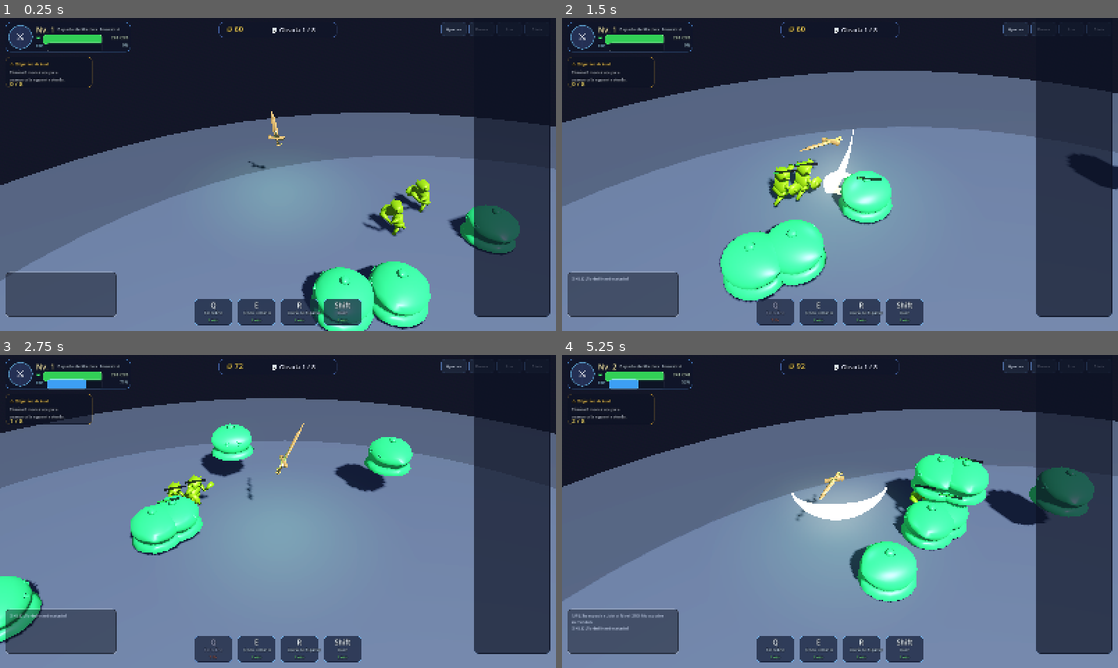
Above: before the commit, frames 1-4 (two rows, left to right).
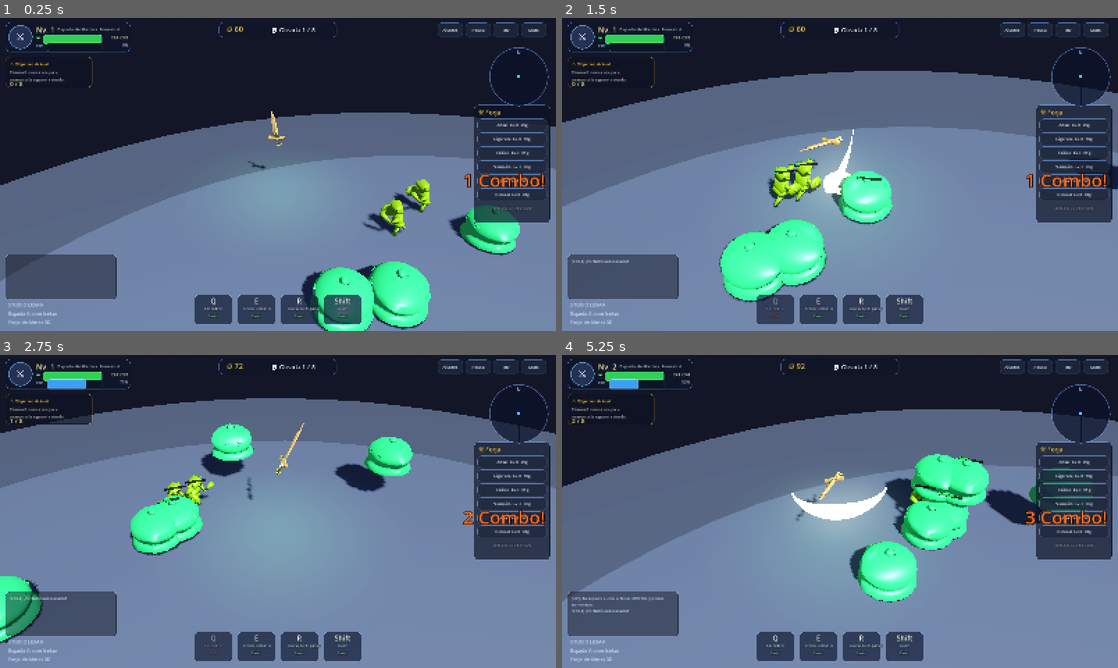
Above: after the commit, the same moments.

Repository: Gxforge/Espada-Anime-Isekai
Game: Godot game, scene res://scenes/Main.tscn
The game is run twice, just before and just after one commit, with the same random seed, the same clock (stepped at 60 frames per second) and the same inputs.
Inputs (mouse positions are in pixels of both pictures, inside the frame that each line leads up to):
- Up to frame 1 (0.25 s): no input
- Up to frame 2 (1.5 s): tap Q (skill_whirlwind) at 0.5, 1.25 s; move the mouse to (962, 158) at 0.52 s; hold D (move_right) 0.53-1.28 s; click (962, 158) at 0.6 s; move the mouse to (728, 190) at 1.27 s; hold S (move_back) from 1.28 s (still down); click (728, 190) at 1.35 s
- Up to frame 3 (2.75 s): tap Q (skill_whirlwind) at 2 s; move the mouse to (333, 442) at 2.02 s; release S (move_back) at 2.03 s; hold D (move_right) from 2.03 s (still down); click (333, 442) at 2.1 s
- Up to frame 4 (5.25 s): tap Q (skill_whirlwind) at 2.75, 3.5, 4.25 s; move the mouse to (812, 574) at 2.77 s; release D (move_right) at 2.78 s; hold W (move_forward) 2.78-3.53 s; click (812, 574) at 2.85 s; move the mouse to (1006, 558) at 3.52 s; hold A (move_left) 3.53-5.03 s; click (1006, 558) at 3.6 s; move the mouse to (673, 464) at 4.27 s; click (673, 464) at 4.35 s; move the mouse to (867, 511) at 5.02 s; hold S (move_back) from 5.03 s (still down); click (867, 511) at 5.1 s

The runs differ from the first frame. In frame 1, 8.8% of the frame differs, in the area x 1-99%, y 1-99%; in frame 2, 9.2%; in frame 3, 9.2%; in frame 4, 10%.

Commit message:
fix(hud): minimap, branding, combo, anchors y corrección player_ref

Diff:
--- a/godot_project/scripts/HUD.gd
+++ b/godot_project/scripts/HUD.gd
@@ -39,6 +39,9 @@
 var combo_label: Label
 var combo_timer: float = 0.0
 var combo_count: int = 0
+var minimap_panel: Control
+var minimap_dots: Array = []
+var branding_label: Label
 
 func _ready() -> void:
 	process_mode = Node.PROCESS_MODE_ALWAYS
@@ -67,6 +70,8 @@
 	_build_game_over()
 	_build_pause()
 	_build_combo()
+	_build_minimap()
+	_build_branding()
 
 func _panel_style(bg: Color, border: Color, radius: int = 10, border_w: int = 1) -> StyleBoxFlat:
 	var sb := StyleBoxFlat.new()
@@ -145,8 +150,11 @@
 func _build_top_right() -> void:
 	var panel := HBoxContainer.new()
 	panel.set_anchors_preset(Control.PRESET_TOP_RIGHT)
-	panel.position = Vector2(-330, 12)
-	panel.size = Vector2(314, 40)
+	panel.offset_left = -340.0
+	panel.offset_right = -16.0
+	panel.offset_top = 14.0
+	panel.offset_bottom = 54.0
+	panel.grow_horizontal = Control.GROW_DIRECTION_BEGIN
 	panel.add_theme_constant_override("separation", 8)
 	ui_root.add_child(panel)
 	for txt in ["Ajustes", "Pausa", "Inv", "Stats"]:
@@ -172,9 +180,13 @@
 
 func _build_right_forge() -> void:
 	var panel := Panel.new()
-	panel.set_anchors_preset(Control.PRESET_RIGHT_WIDE)
-	panel.position = Vector2(-236, -360)
-	panel.size = Vector2(220, 320)
+	panel.set_anchors_preset(Control.PRESET_CENTER_RIGHT)
+	panel.offset_left = -236.0
+	panel.offset_right = -16.0
+	panel.offset_top = -200.0
+	panel.offset_bottom = 140.0
+	panel.grow_horizontal = Control.GROW_DIRECTION_BEGIN
+	panel.grow_vertical = Control.GROW_DIRECTION_BOTH
 	panel.add_theme_stylebox_override("panel", _panel_style(Color(0.05,0.07,0.14,0.68), Color(0.45,0.7,1.0,0.22), 12))
 	ui_root.add_child(panel)
 	_label(panel, "⚒ Forja", Vector2(12, 8), Vector2(120, 24), 18, Color(1.0,0.86,0.4))
@@ -200,8 +212,11 @@
 func _build_bottom_skills() -> void:
 	var panel := HBoxContainer.new()
 	panel.set_anchors_preset(Control.PRESET_CENTER_BOTTOM)
-	panel.position = Vector2(-280, -92)
-	panel.size = Vector2(560, 76)
+	panel.offset_left = -290.0
+	panel.offset_right = 290.0
+	panel.offset_top = -104.0
+	panel.offset_bottom = -18.0
+	panel.grow_horizontal = Control.GROW_DIRECTION_BOTH
 	panel.alignment = BoxContainer.ALIGNMENT_CENTER
 	panel.add_theme_constant_override("separation", 14)
 	ui_root.add_child(panel)
@@ -218,8 +233,10 @@
 func _build_log() -> void:
 	var panel := Panel.new()
 	panel.set_anchors_preset(Control.PRESET_BOTTOM_LEFT)
-	panel.position = Vector2(16, -170)
-	panel.size = Vector2(320, 130)
+	panel.offset_left = 16.0
+	panel.offset_right = 336.0
+	panel.offset_top = -220.0
+	panel.offset_bottom = -90.0
 	panel.add_theme_stylebox_override("panel", _panel_style(Color(0.04,0.05,0.09,0.45), Color(1,1,1,0.08), 10))
 	ui_root.add_child(panel)
 	log_label = RichTextLabel.new()
@@ -234,8 +251,11 @@
 	boss_panel = Panel.new()
 	boss_panel.visible = false
 	boss_panel.set_anchors_preset(Control.PRESET_CENTER_TOP)
-	boss_panel.position = Vector2(-260, 72)
-	boss_panel.size = Vector2(520, 44)
+	boss_panel.offset_left = -260.0
+	boss_panel.offset_right = 260.0
+	boss_panel.offset_top = 76.0
+	boss_panel.offset_bottom = 122.0
+	boss_panel.grow_horizontal = Control.GROW_DIRECTION_BOTH
 	boss_panel.add_theme_stylebox_override("panel", _panel_style(Color(0.12,0.03,0.03,0.72), Color(1,0.35,0.25,0.5), 10))
 	ui_root.add_child(boss_panel)
 	boss_label = _label(boss_panel, "BOSS", Vector2(0,2), Vector2(520,18), 13, Color(1,0.8,0.8), HORIZONTAL_ALIGNMENT_CENTER)
@@ -280,10 +300,20 @@
 		var b := Button.new(); b.text = pair[0]; b.custom_minimum_size = Vector2(280,42); _style_button(b); b.pressed.connect(pair[1]); box.add_child(b)
 
 func _build_combo() -> void:
-	combo_label = _label(ui_root, "", Vector2(0, -160), Vector2(300, 50), 34, Color(1.0,0.95,0.6), HORIZONTAL_ALIGNMENT_CENTER)
-	combo_label.set_anchors_preset(Control.PRESET_CENTER_BOTTOM)
-	combo_label.position = Vector2(-150, -170)
+	combo_label = Label.new()
+	combo_label.name = "ComboLabel"
+	combo_label.set_anchors_preset(Control.PRESET_RIGHT_WIDE)
+	combo_label.offset_left = -420.0
+	combo_label.offset_right = -30.0
+	combo_label.offset_top = 430.0
+	combo_label.offset_bottom = 500.0
+	combo_label.horizontal_alignment = HORIZONTAL_ALIGNMENT_RIGHT
+	combo_label.add_theme_font_size_override("font_size", 52)
+	combo_label.add_theme_color_override("font_color", Color(1.0, 0.45, 0.15, 0.95))
+	combo_label.add_theme_color_override("font_outline_color", Color(0.1,0.02,0.0,0.9))
+	combo_label.add_theme_constant_override("outline_size", 8)
 	combo_label.visible = false
+	add_child(combo_label)
 
 func _style_button(b: Button) -> void:
 	var normal := _panel_style(Color(0.12,0.16,0.24,0.78), Color(0.45,0.65,0.95,0.28), 8)
@@ -339,7 +369,11 @@
 	_update_forge_buttons()
 
 func _on_kills(_k: int) -> void:
-	pass
+	combo_count += 1
+	combo_timer = 2.5
+	if combo_label:
+		combo_label.text = "%d Combo!" % combo_count
+		combo_label.visible = true
 
 func _on_wave(w: int, wk: int) -> void:
 	if wave_text: wave_text.text = "💀 Oleada %d / 8" % w
@@ -350,8 +384,9 @@
 	_on_log("¡EVOLUCIÓN! %s" % str(tier["name"]), "evolution")
 	if combo_label:
 		combo_label.text = "¡EVOLUCIÓN!"
+		combo_label.add_theme_color_override("font_color", Color(1.0,0.9,0.4,0.98))
 		combo_label.visible = true
-		combo_timer = 2.0
+		combo_timer = 2.2
 
 func _on_log(text: String, kind: String) -> void:
 	var prefix := ""
@@ -464,3 +499,76 @@
 func _on_upgrade_vamp_pressed() -> void: _on_upgrade_pressed("vampirism", 40)
 func _on_upgrade_soul_pressed() -> void: _on_upgrade_pressed("soulMagnet", 30)
 func _on_upgrade_size_pressed() -> void: _on_upgrade_pressed("bladeSize", 45)
+
+
+func _build_minimap() -> void:
+	minimap_panel = Panel.new()
+	minimap_panel.name = "Minimap"
+	minimap_panel.set_anchors_preset(Control.PRESET_TOP_RIGHT)
+	minimap_panel.offset_left = -192.0
+	minimap_panel.offset_right = -22.0
+	minimap_panel.offset_top = 84.0
+	minimap_panel.offset_bottom = 254.0
+	var st := StyleBoxFlat.new()
+	st.bg_color = Color(0.04,0.07,0.16,0.72)
+	st.border_color = Color(0.45,0.62,0.95,0.65)
+	st.set_border_width_all(2)
+	st.set_corner_radius_all(85)
+	minimap_panel.add_theme_stylebox_override("panel", st)
+	add_child(minimap_panel)
+	var n := Label.new()
+	n.text = "N"
+	n.position = Vector2(79, 4)
+	n.add_theme_font_size_override("font_size", 14)
+	n.add_theme_color_override("font_color", Color(0.9,0.95,1.0))
+	minimap_panel.add_child(n)
+	# center player dot
+	var p := ColorRect.new()
+	p.color = Color(0.3,0.8,1.0,1.0)
+	p.position = Vector2(82,82)
+	p.size = Vector2(6,6)
+	minimap_panel.add_child(p)
+	# precreate dots
+	for i in range(12):
+		var d := ColorRect.new()
+		d.color = Color(1.0,0.3,0.3,0.9)
+		d.size = Vector2(5,5)
+		d.visible = false
+		minimap_panel.add_child(d)
+		minimap_dots.append(d)
+
+func _update_minimap() -> void:
+	if minimap_panel == null or not is_instance_valid(minimap_panel): return
+	if player == null or not is_instance_valid(player): return
+	var center := Vector2(85,85)
+	var radius := 70.0
+	var range_world := 28.0
+	var monsters := get_tree().get_nodes_in_group("monsters")
+	var idx := 0
+	for m in monsters:
+		if idx >= minimap_dots.size(): break
+		if not is_instance_valid(m): continue
+		var rel: Vector3 = m.global_position - player.global_position
+		var v := Vector2(rel.x, rel.z) / range_world * radius
+		if v.length() > radius:
+			v = v.normalized() * radius
+		var d: ColorRect = minimap_dots[idx]
+		d.visible = true
+		d.position = center + v - d.size/2
+		d.color = Color(0.85,0.2,0.2,0.95) if not m.is_boss else Color(1.0,0.6,0.1,1.0)
+		idx += 1
+	for i in range(idx, minimap_dots.size()):
+		minimap_dots[i].visible = false
+
+func _build_branding() -> void:
+	branding_label = Label.new()
+	branding_label.name = "Branding"
+	branding_label.set_anchors_preset(Control.PRESET_BOTTOM_LEFT)
+	branding_label.offset_left = 24.0
+	branding_label.offset_right = 390.0
+	branding_label.offset_top = -86.0
+	branding_label.offset_bottom = -10.0
+	branding_label.text = "STUDIO LEXAIR\nEspada Anime Isekai\nForja de Almas 3D"
+	branding_label.add_theme_font_size_override("font_size", 14)
+	branding_label.add_theme_color_override("font_color", Color(0.8,0.9,1.0,0.85))
+	add_child(branding_label)
